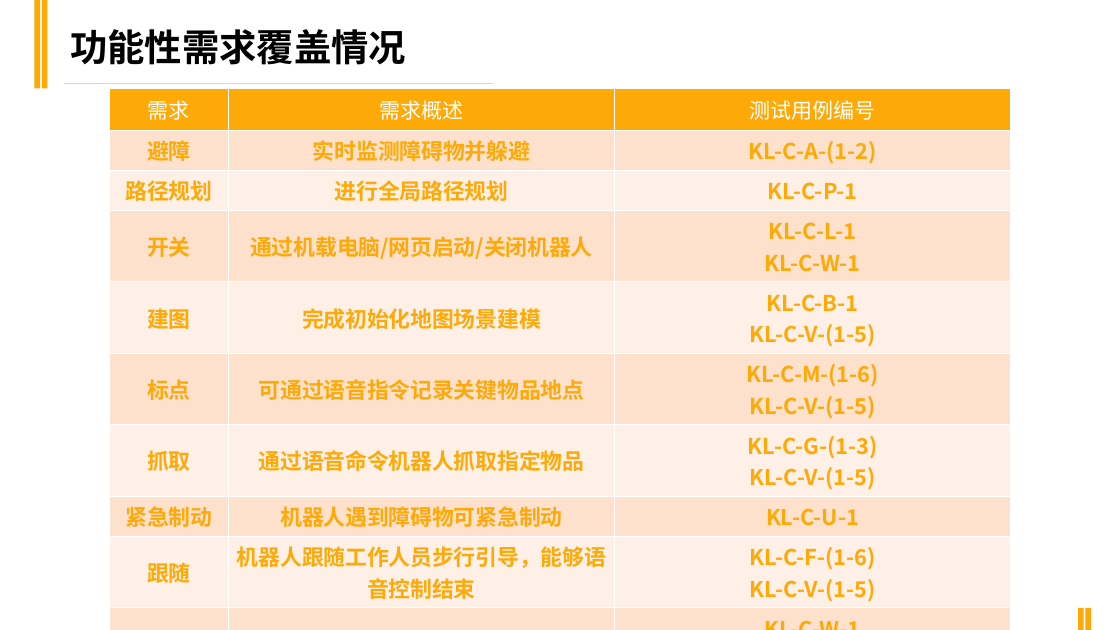
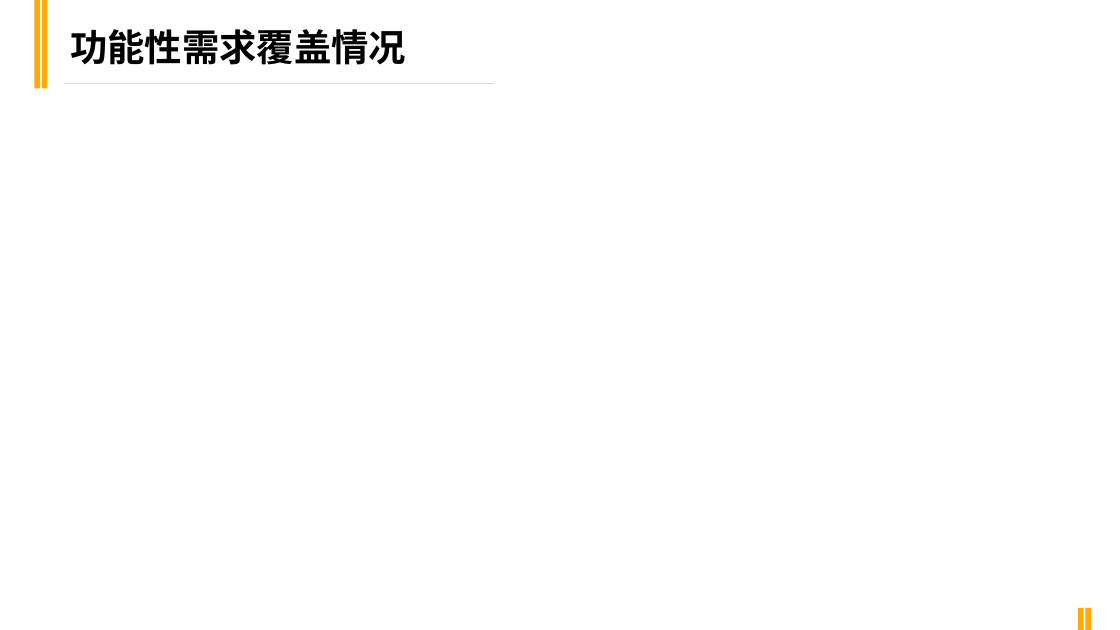
Before and after one commit to sebuaa2019/Team103, a slide deck: slide 17 of 答辩PPT/SE0611答辩TEAM103.pptx. Drawn at 1120x630 pixels with LibreOffice and Linux fonts; fonts in the diff are those of the drawing. Boxes give left, top, right and bottom in pixels: in the first picture for what was removed or moved away, otherwise in the second. Text is boxed around its words. In the diff, an @@ line names an element or a change of style, - is before the commit and + after.

```diff
--- a/答辩PPT/SE0611答辩TEAM103.pptx
+++ b/答辩PPT/SE0611答辩TEAM103.pptx
@@ table removed at (110, 88, 1011, 625), 10 rows, 3 columns @@
-需求 | 需求概述 | 测试用例编号
-避障 | 实时监测障碍物并躲避 | KL-C-A-(1-2)
-路径规划 | 进行全局路径规划 | KL-C-P-1
-开关 | 通过机载电脑/网页启动/关闭机器人 | KL-C-L-1 / KL-C-W-1
-建图 | 完成初始化地图场景建模 | KL-C-B-1 / KL-C-V-(1-5)
-标点 | 可通过语音指令记录关键物品地点 | KL-C-M-(1-6) / KL-C-V-(1-5)
-抓取 | 通过语音命令机器人抓取指定物品 | KL-C-G-(1-3) / KL-C-V-(1-5)
-紧急制动 | 机器人遇到障碍物可紧急制动 | KL-C-U-1
-跟随 | 机器人跟随工作人员步行引导，能够语音控制结束 | KL-C-F-(1-6) / KL-C-V-(1-5)
-通信 | 网页控制机器人启动停止，网页显示机器人信息 | KL-C-W-1 / KL-C-T-1 / KL-C-U-1
```
Also in this commit, not shown: 7 other slides changed, 1 slide added, 16 other files.
